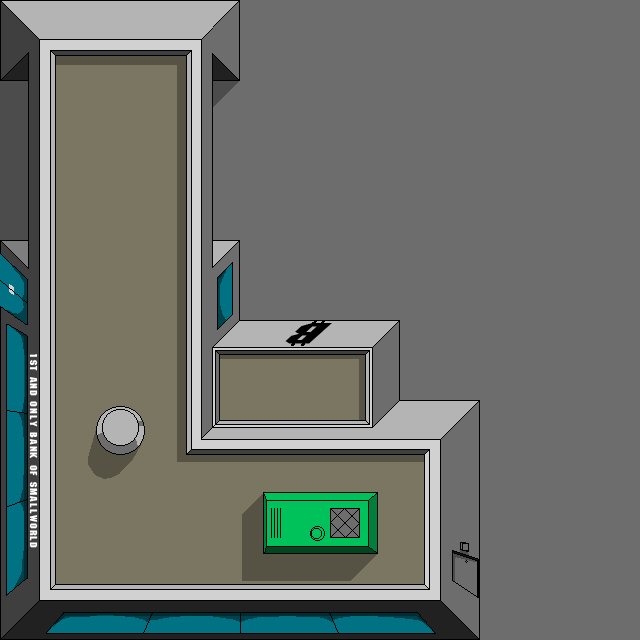
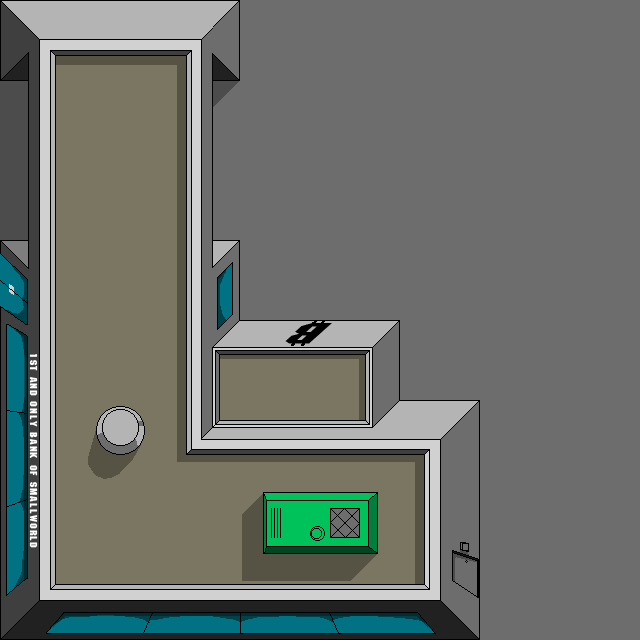
Layered file, before and after one edit (640 x 640). Changes by layer:
painted on "shadow" over [415, 462, 424, 584]
